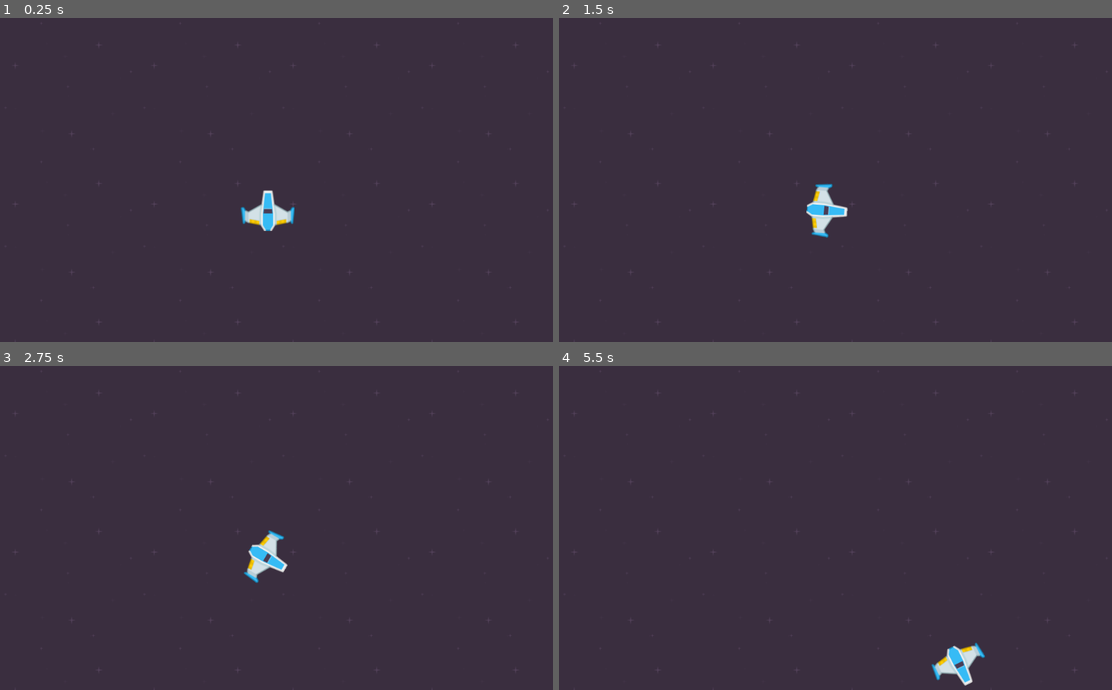
Above: before the commit, frames 1-4 (two rows, left to right).
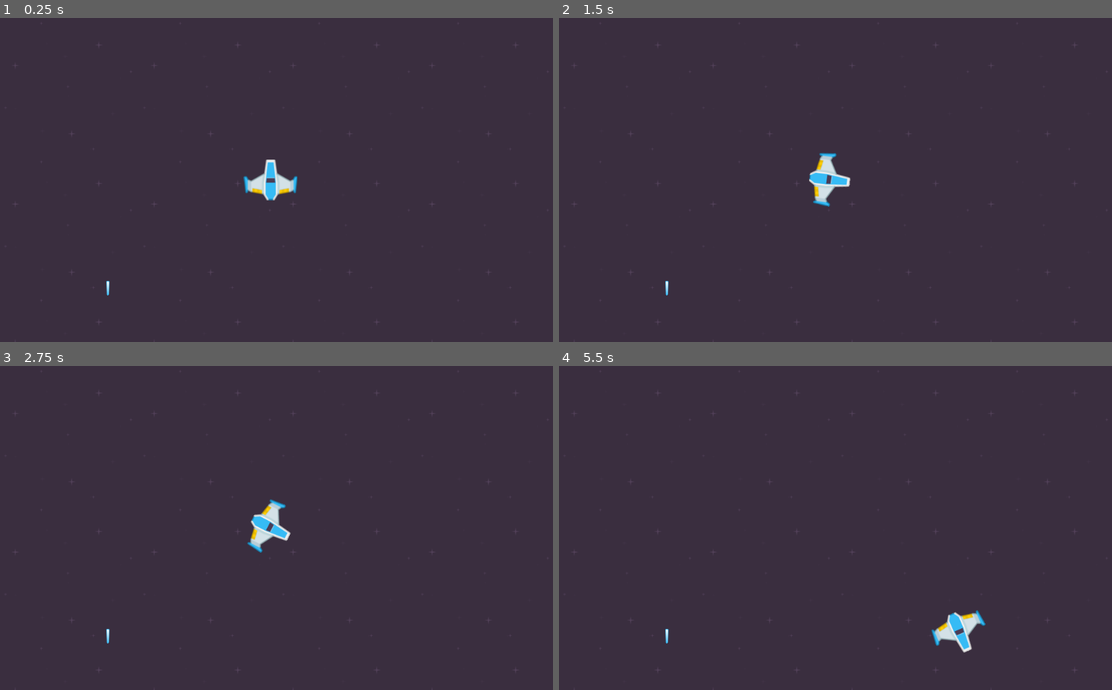
Above: after the commit, the same moments.

Repository: 3deric/GodotAsteroids
Game: Godot game, scene res://Asteroids.tscn
The game is run twice, just before and just after one commit, with the same random seed, the same clock (stepped at 60 frames per second) and the same inputs.
Inputs:
- Up to frame 1 (0.25 s): no input
- Up to frame 2 (1.5 s): tap Enter at 0.5 s; hold Right (MovementRight) 0.53-1.28 s; hold Left (MovementLeft) from 1.28 s (still down)
- Up to frame 3 (2.75 s): release Left (MovementLeft) at 2.03 s; hold Right (MovementRight) from 2.03 s (still down)
- Up to frame 4 (5.5 s): release Right (MovementRight) at 2.78 s; hold Up (MovementAccelerate) 2.78-3.53 s; hold Left (MovementLeft) from 3.53 s (still down)

The runs differ from the first frame. In frame 1, 1.2% of the frame differs, in the area x 19-54%, y 43-86%; in frame 2, 1.1%; in frame 3, 1.2%; in frame 4, 1.3%, in the area x 19-78%, y 75-99%.

Commit message:
Updated player controller with rigid body physics, started with projectile

Diff:
--- a/Asteroids.tscn
+++ b/Asteroids.tscn
@@ -1,11 +1,17 @@
-[gd_scene load_steps=5 format=2]
+[gd_scene load_steps=8 format=2]
 
-[ext_resource path="res://Player.gd" type="Script" id=1]
+[ext_resource path="res://Scripts/PlayerRigidbody.gd" type="Script" id=1]
 [ext_resource path="res://Sprites/playerShip1_blue.png" type="Texture" id=2]
 [ext_resource path="res://Sprites/darkPurple.png" type="Texture" id=3]
 [ext_resource path="res://Sprites/fire10.png" type="Texture" id=4]
+[ext_resource path="res://Sprites/laserBlue16.png" type="Texture" id=5]
 
-[node name="Node2D" type="Node2D"]
+[sub_resource type="CircleShape2D" id=1]
+radius = 49.0102
+
+[sub_resource type="CapsuleShape2D" id=2]
+
+[node name="Scene" type="Node2D"]
 
 [node name="TextureRect" type="TextureRect" parent="."]
 margin_right = 1024.0
@@ -16,13 +22,28 @@
 "_edit_use_anchors_": false
 }
 
-[node name="Player" type="Sprite" parent="."]
-position = Vector2( 495, 357 )
-texture = ExtResource( 2 )
+[node name="Player" type="RigidBody2D" parent="."]
+position = Vector2( 500, 300 )
 script = ExtResource( 1 )
 
+[node name="CollisionShape2D" type="CollisionShape2D" parent="Player"]
+shape = SubResource( 1 )
+
+[node name="PlayerShip" type="Sprite" parent="Player"]
+texture = ExtResource( 2 )
+
 [node name="Exhaust" type="Sprite" parent="Player"]
-position = Vector2( 0, 38 )
+position = Vector2( 1, 37 )
 texture = ExtResource( 4 )
 centered = false
 offset = Vector2( -8, 0 )
+
+[node name="Projectile" type="RigidBody2D" parent="."]
+position = Vector2( 200, 500 )
+
+[node name="Sprite" type="Sprite" parent="Projectile"]
+scale = Vector2( 0.5, 0.5 )
+texture = ExtResource( 5 )
+
+[node name="CollisionShape2D" type="CollisionShape2D" parent="Projectile"]
+shape = SubResource( 2 )
--- /dev/null
+++ b/Scripts/PlayerRigidbody.gd
@@ -0,0 +1,49 @@
+extends RigidBody2D
+
+export var accFac = 200.0
+export var steerFac = 0.05
+export var maxSpeed = 300
+
+var accInput = 0.0
+var steerInput = 0.0
+var rot = 0.0
+
+var exhaustScale = 0
+var exhaust
+
+func _physics_process(delta):
+	ApplyRotation(delta)
+	ApplyEngineForce(delta)
+
+func _ready():
+	exhaust = get_node("Exhaust")
+	set_process(true)
+
+func _process(delta):
+	InputConctroller()
+	exhaustScale = lerp(exhaustScale, accInput, delta * 10.0)
+	exhaust.scale = Vector2(1.0 ,exhaustScale)
+
+func InputConctroller():
+	accInput = int(Input.is_action_pressed("MovementAccelerate"))
+	steerInput = int(Input.is_action_pressed("MovementLeft")) - int(Input.is_action_pressed("MovementRight"))
+
+
+
+func ApplyRotation(delta):
+	rot -= steerInput * steerFac
+	self.rotation = rot
+
+func ApplyEngineForce(delta):
+	var velVsUp = -transform.y.dot(linear_velocity)
+
+	var overspeed = false
+	if velVsUp > maxSpeed && accInput > 0:
+		overspeed = true
+
+	if velVsUp < -maxSpeed * 0.5 && accInput < 0:
+		overspeed = true
+
+	if (!overspeed):
+		var engineForce = -transform.y * accInput * accFac
+		applied_force = engineForce
--- a/project.godot
+++ b/project.godot
@@ -35,6 +35,7 @@
 [physics]
 
 common/enable_pause_aware_picking=true
+2d/default_gravity=0
 
 [rendering]
 
Renamed: Player.gd -> Scripts/Player.gd
Binary file removed: godot_asteroids.jpg
Binary file added: godot_asteroids.png
Not shown, changed: godot_asteroids.png.import
Not shown, changed: README.md
